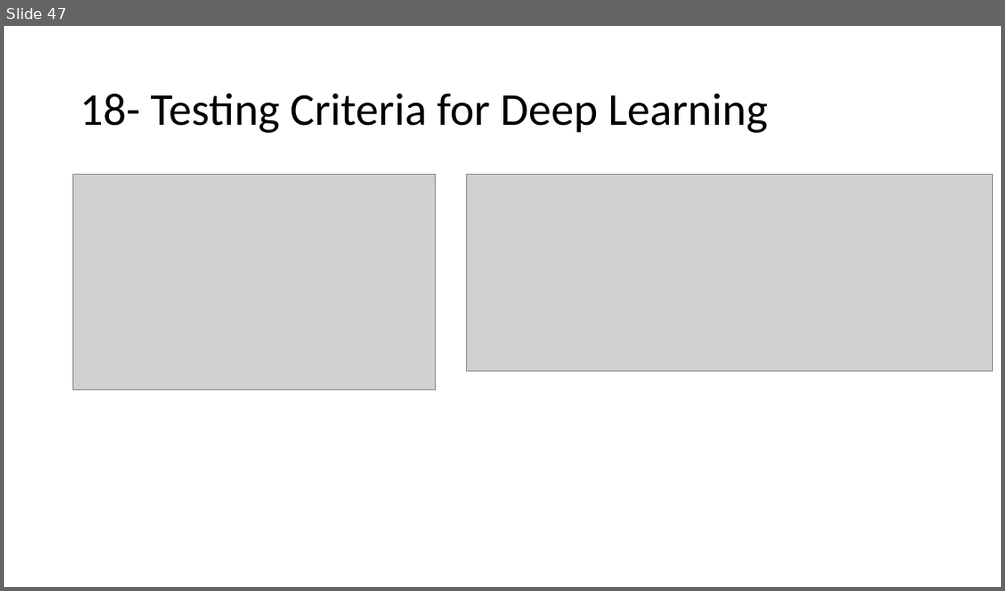
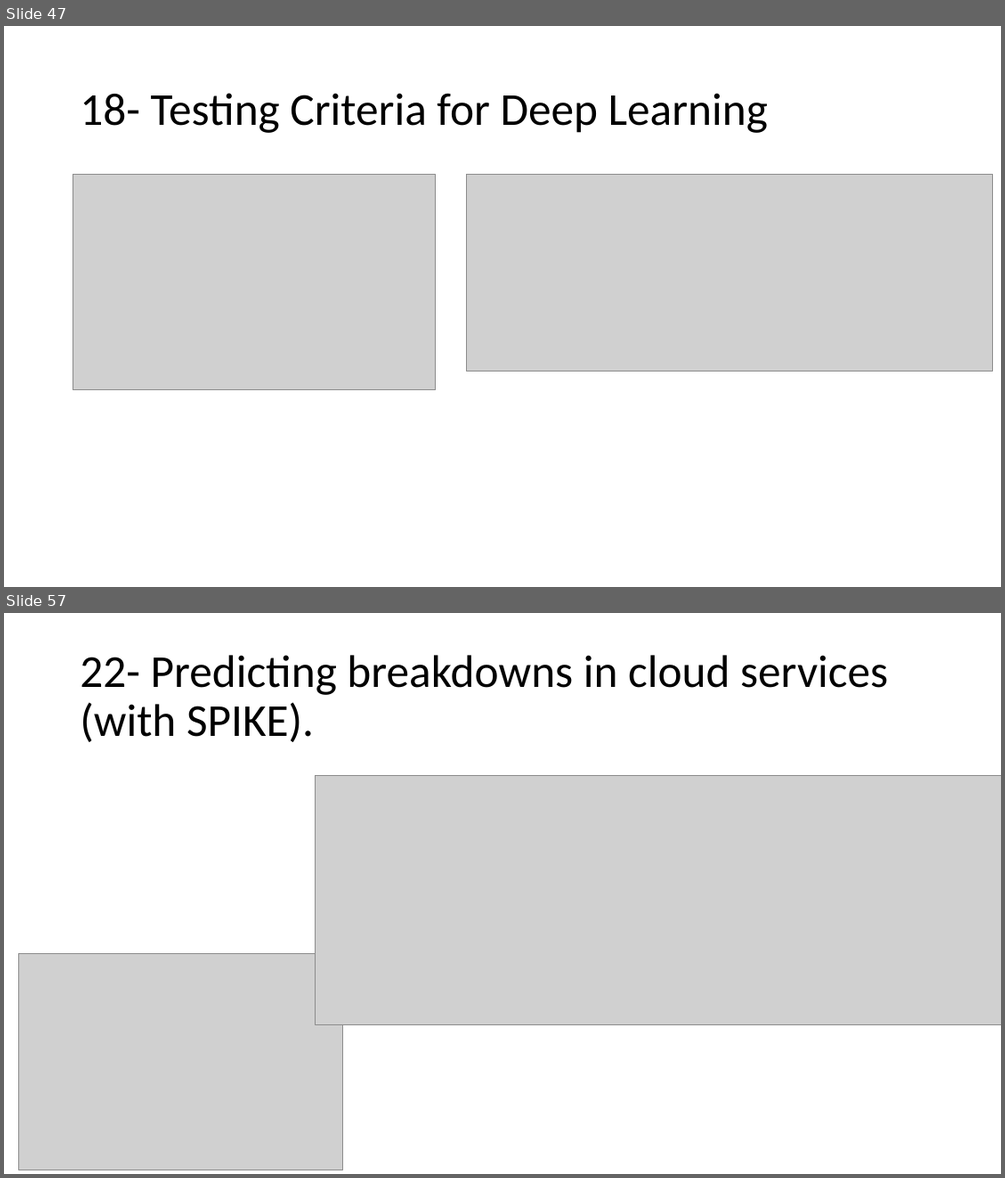
Before and after one commit to AhmadM-DL/SEML, a slide deck: SEML.pptx. Shown one above the other, each under a label of ours: slide 47 before the commit, slides 47 and 57 after it; the slides between them are not shown. The pictures are 1005x591 and 1005x1178 pixels, drawn with LibreOffice and Linux fonts; fonts in the diff are those of the drawing; grey boxes stand for pictures. Boxes give left, top, right and bottom in pixels: in the first picture for what was removed or moved away, otherwise in the second. Text is boxed around its words. In the diff, an @@ line names an element or a change of style, - is before the commit and + after.

```diff
--- a/SEML.pptx
+++ b/SEML.pptx
@@ slide 57 added at box(4, 613, 1001, 1174), background #FFFFFF @@
@@ title added at box(80, 655, 888, 742), 44 pt, text #000000 @@
+22- Predicting breakdowns in cloud services (with SPIKE).
@@ picture added at box(316, 775, 1001, 1024) @@
@@ picture added at box(19, 954, 343, 1170) @@
```
Also in this commit, not shown: 17 slides changed, 9 other slides added, 1 other file.
